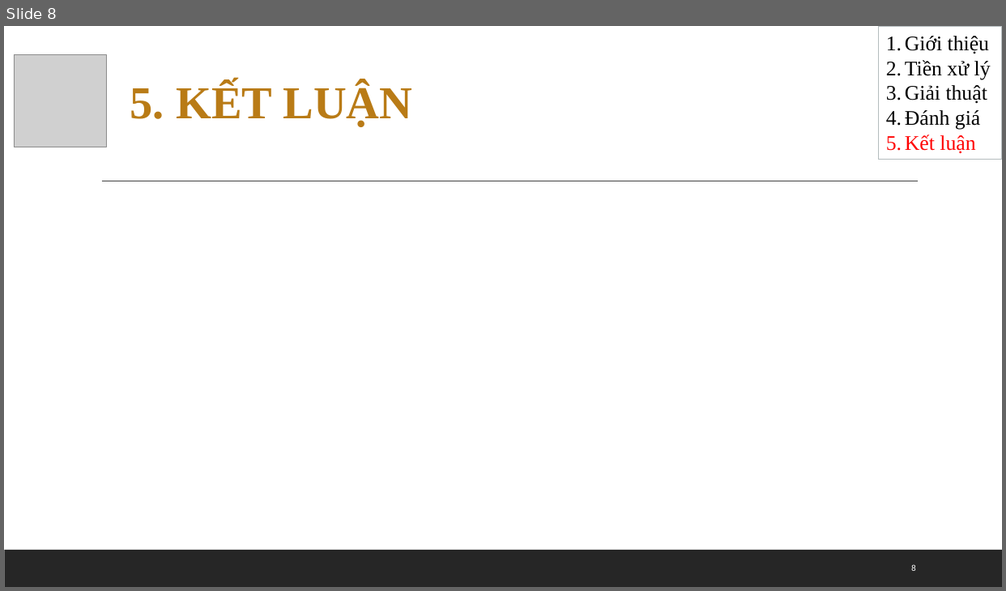
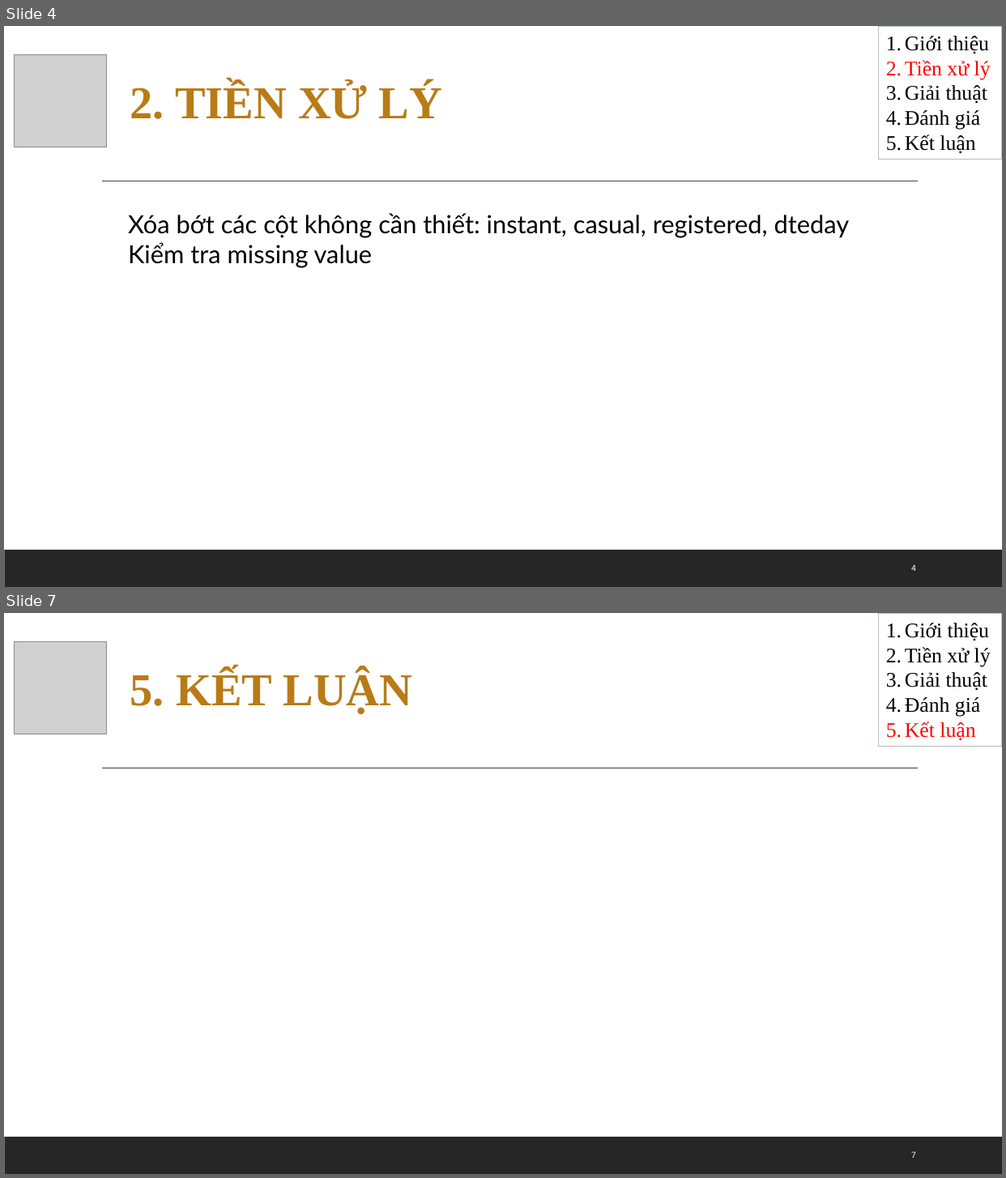
Before and after one commit to yllaw99/bike-sharing-predication-VN, a slide deck: btn-baocao.pptx. Shown one above the other, each under a label of ours: slide 8 before the commit, slides 4 and 7 after it; the slides between them are not shown. The pictures are 1006x591 and 1006x1178 pixels, drawn with LibreOffice and Linux fonts; fonts in the diff are those of the drawing; grey boxes stand for pictures. Boxes give left, top, right and bottom in pixels: in the first picture for what was removed or moved away, otherwise in the second. Text is boxed around its words. In the diff, an @@ line names an element or a change of style, - is before the commit and + after.

```diff
--- a/btn-baocao.pptx
+++ b/btn-baocao.pptx
@@ slide 4 added at (4, 26, 1002, 587), background #FFFFFF; not listed: 2 template elements that a slide beside it also shows @@
@@ rectangle added at (879, 26, 1002, 160), outline #B4BCBE 0.75 pt, 20 pt, text #000000 @@
+1. Giới thiệu
+2. Tiền xử lý
+3. Giải thuật
+4. Đánh giá
+5. Kết luận
@@ picture added at (14, 54, 106, 147) @@
@@ text added at (130, 83, 442, 119), 44 pt, text #B97B16, bold @@
+2. TIỀN XỬ LÝ
@@ text added at (128, 213, 850, 268), 24 pt, text #000000 @@
+Xóa bớt các cột không cần thiết: instant, casual, registered, dteday
+Kiểm tra missing value
@@ page number added at (911, 565, 916, 571), 8 pt, text #FFFFFF @@
+4
@@ what was slide 8 is now slide 7 @@
@@ page number at (911, 1152, 916, 1158): text changed @@
-8
+7
```
Also in this commit, not shown: 5 slides changed, 1 other slide added, 2 slides removed.
